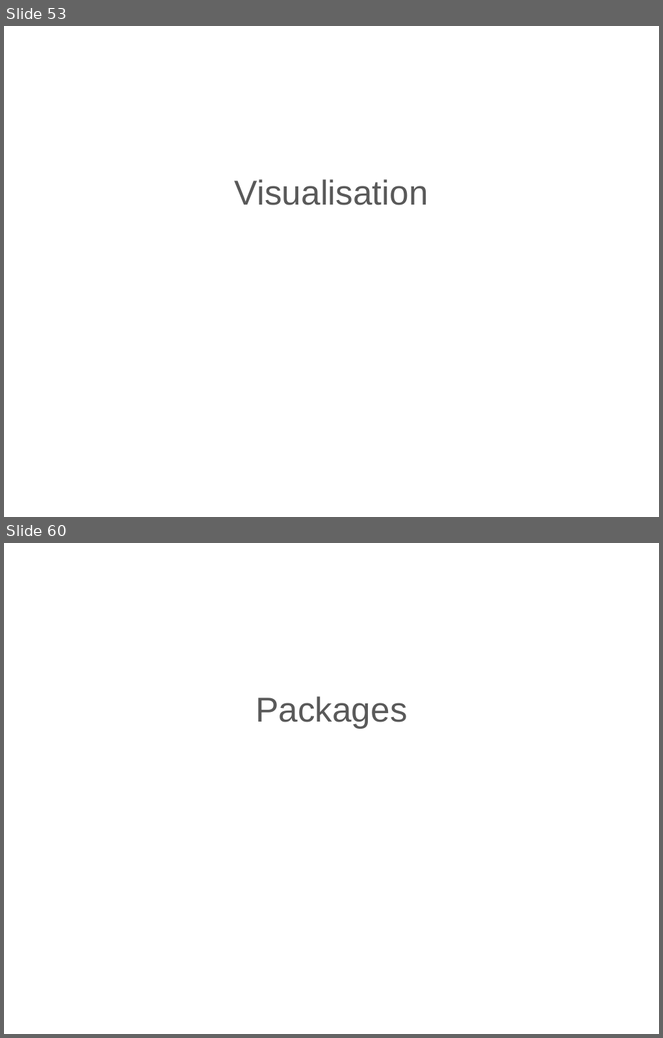
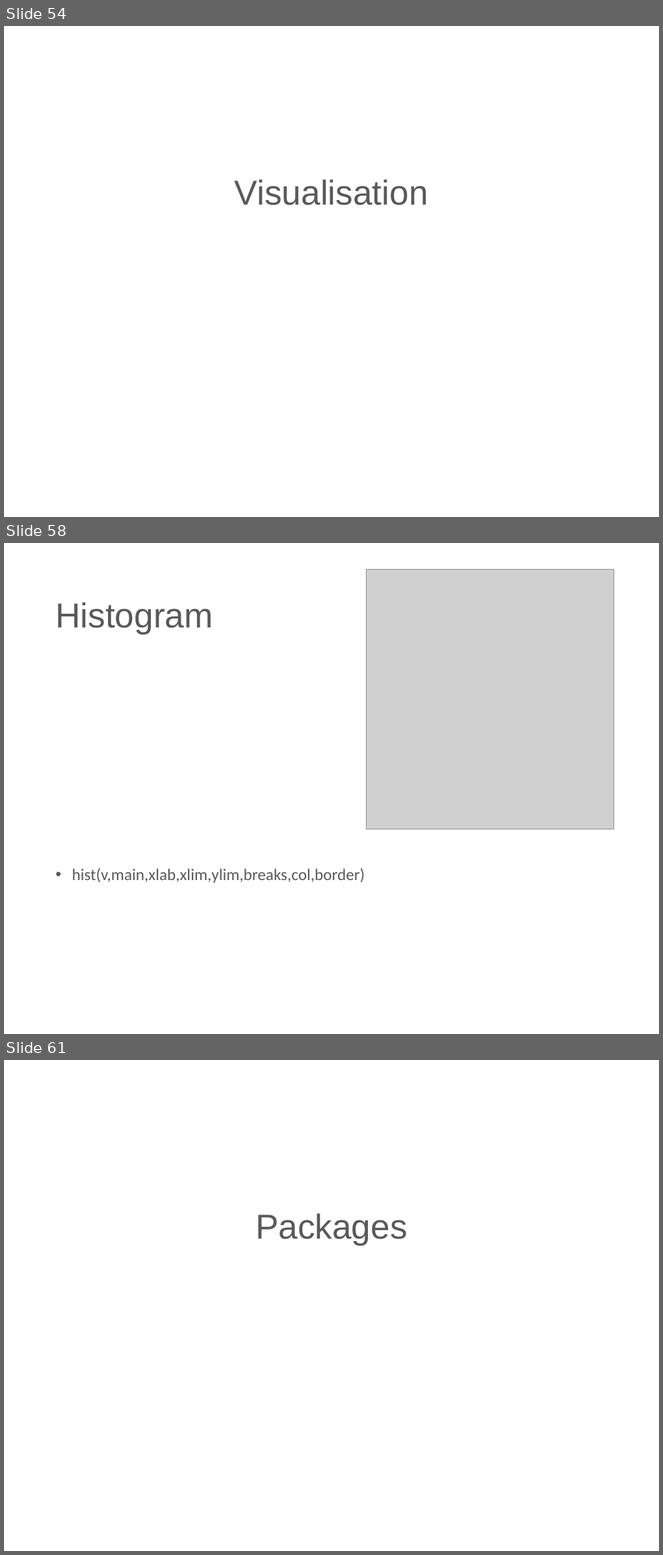
Before and after one commit to PeterAnema/Introductietraining_R_UWV, a slide deck: Slides/Introductie R.pptx. Shown one above the other, each under a label of ours: slides 53 and 60 before the commit, slides 54, 58 and 61 after it; the slides between them are not shown. The pictures are 663x1038 and 663x1555 pixels, drawn with LibreOffice and Linux fonts; fonts in the diff are those of the drawing; grey boxes stand for pictures; background and template pictures are left out. Boxes give left, top, right and bottom in pixels: in the first picture for what was removed or moved away, otherwise in the second. Text is boxed around its words. In the diff, an @@ line names an element or a change of style, - is before the commit and + after.

```diff
--- a/Slides/Introductie R.pptx
+++ b/Slides/Introductie R.pptx
@@ slide 58 added at <box>4,543,659,1034</box>, background #FFFFFF @@
@@ picture added at <box>366,569,614,829</box> @@
@@ title added at <box>55,602,213,634</box>, 38 pt, text #595959 @@
+Histogram
@@ text added at <box>72,869,365,883</box>, 18 pt, text #595959 @@
+• hist(v,main,xlab,xlim,ylim,breaks,col,border)
@@ what was slide 53 is now slide 54 @@
@@ what was slide 60 is now slide 61 @@
```
Also in this commit, not shown: 6 slides changed, 2 other slides added, 2 slides removed, 15 other files.
